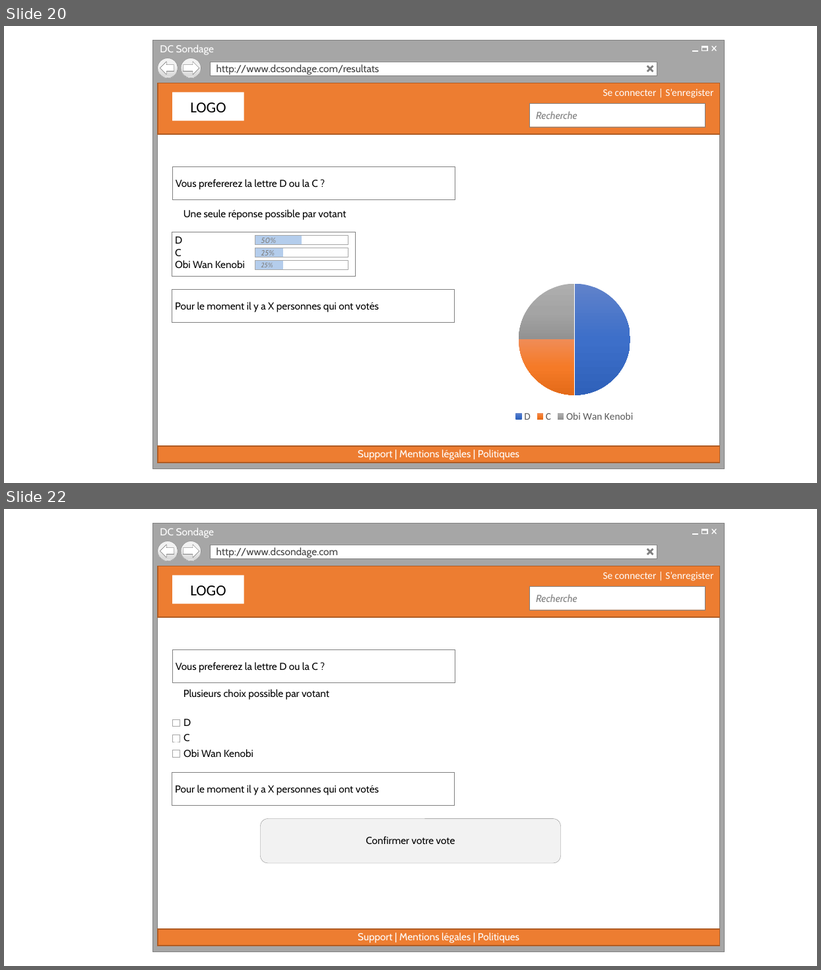
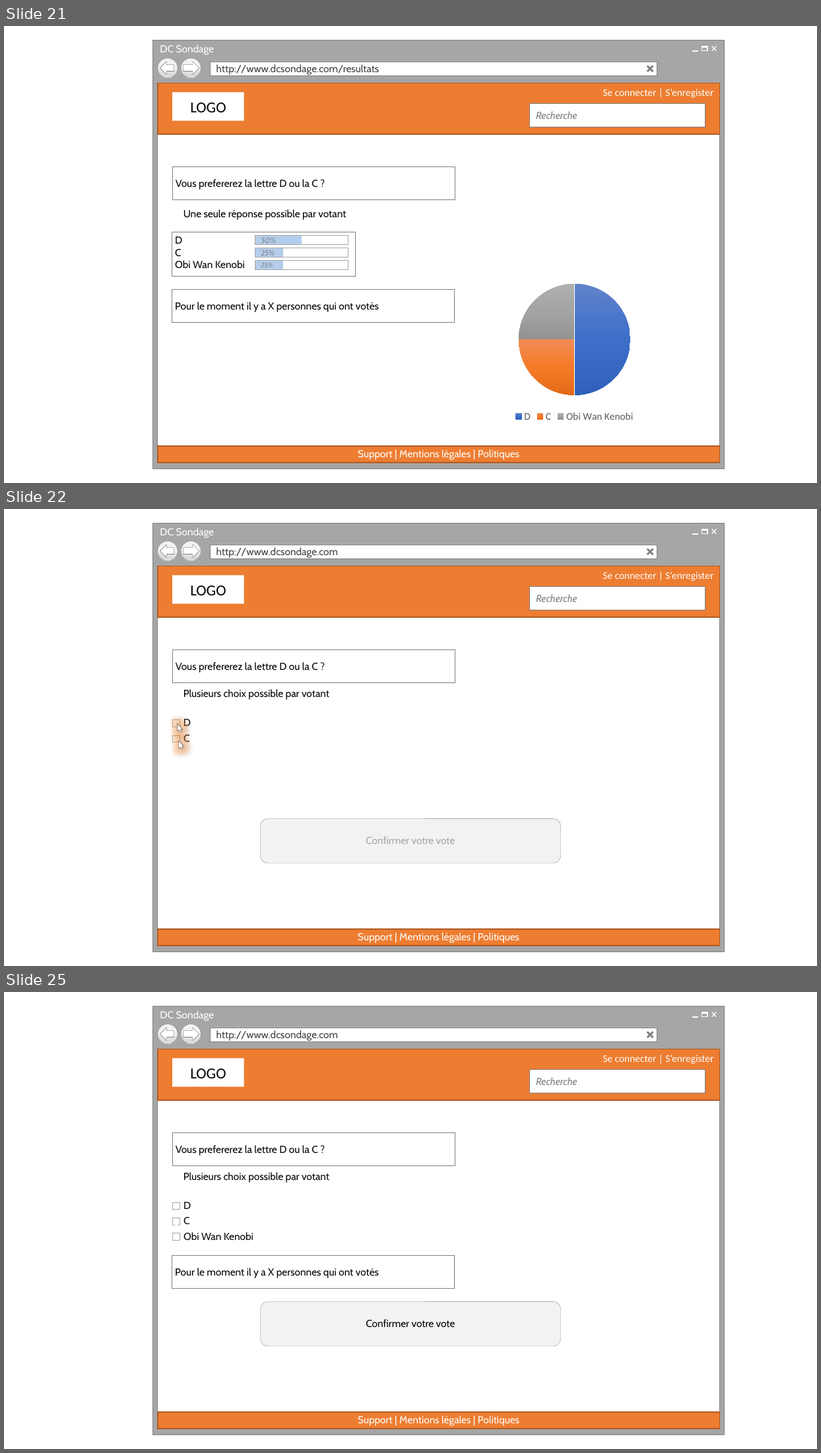
Before and after one commit to cedricbannelier/Projet1, a slide deck: maquetteWeb/maquetteProposition.pptx. Shown one above the other, each under a label of ours: slides 20 and 22 before the commit, slides 21, 22 and 25 after it; the slides between them are not shown. The pictures are 821x970 and 821x1453 pixels, drawn with LibreOffice and Linux fonts; fonts in the diff are those of the drawing; background and template pictures are left out. Boxes give left, top, right and bottom in pixels: in the first picture for what was removed or moved away, otherwise in the second. Text is boxed around its words. In the diff, an @@ line names an element or a change of style, - is before the commit and + after.

```diff
--- a/maquetteWeb/maquetteProposition.pptx
+++ b/maquetteWeb/maquetteProposition.pptx
@@ slide 22 added at <box>4,509,817,966</box>, background #FFFFFF; not listed: 18 template elements that a slide beside it also shows @@
@@ rectangle added at <box>172,576,244,604</box>, fill #FFFFFF, 18 pt, text #000000 @@
+LOGO
@@ rectangle added at <box>172,650,455,683</box>, fill #FFFFFF, outline #808080 0.25 pt, 12 pt, text #000000 @@
+Vous prefererez la lettre D ou la C ?
@@ text added at <box>184,689,329,700</box>, 12 pt, text #000000 @@
+Plusieurs choix possible par votant
@@ freeform shape added at <box>176,723,184,733</box>, fill #FFFFFF, outline #262626 0.25 pt @@
@@ group added at <box>172,718,191,743</box>: 2 texts, 2 rectangles @@
+D
+C
@@ freeform shape added at <box>176,740,185,750</box>, fill #FFFFFF, outline #262626 0.25 pt @@
@@ rounded rectangle added at <box>261,819,561,863</box>, fill #F2F2F2, outline #808080 0.25 pt, 12 pt, text #A6A6A6 @@
+Confirmer votre vote
@@ what was slide 20 is now slide 21 @@
@@ what was slide 22 is now slide 25 @@
```
Also in this commit, not shown: 3 slides changed, 2 other slides added.
